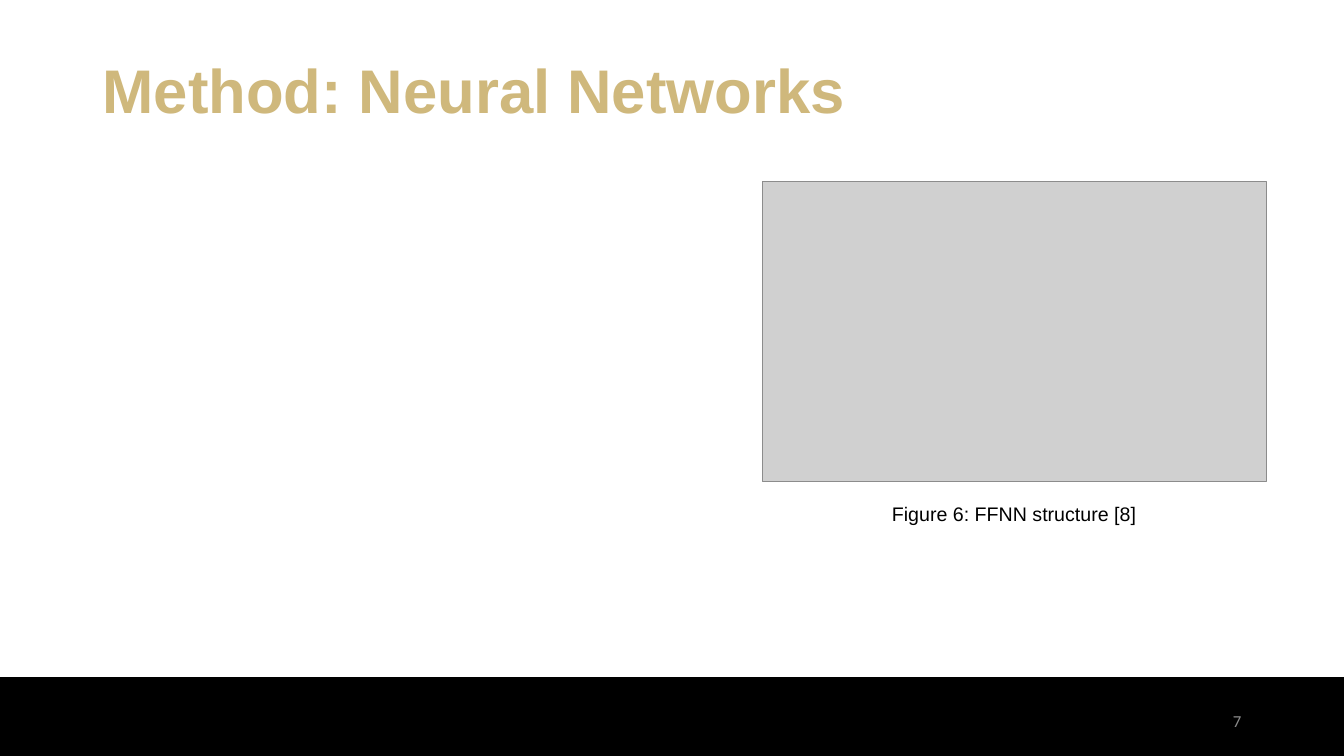
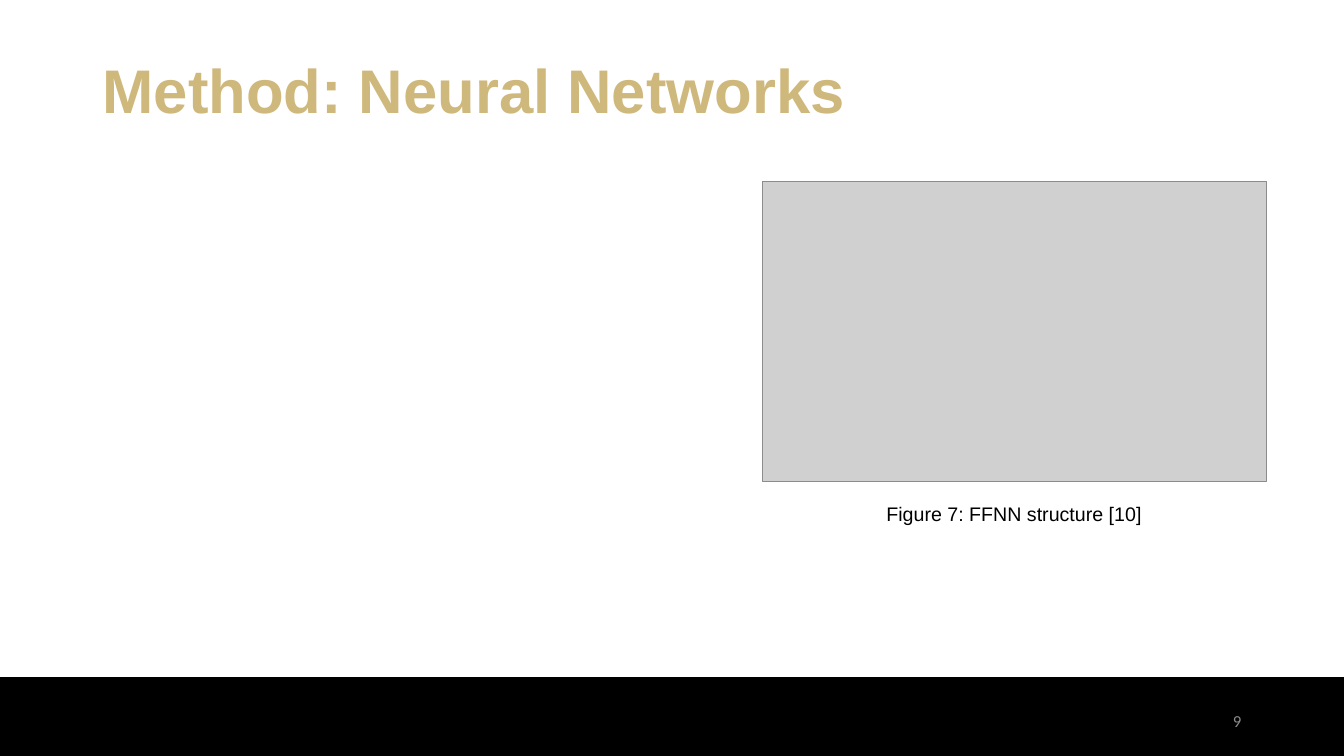
Before and after one commit to eli-kravitz/snowfall_prediction_vt, a slide deck: slide 9 of EliKravitz_ProjectPresentation.pptx (slide 7 before the commit). Drawn at 1344x756 pixels with LibreOffice and Linux fonts; fonts in the diff are those of the drawing; grey boxes stand for pictures; background and template pictures are left out. Boxes give left, top, right and bottom in pixels: in the first picture for what was removed or moved away, otherwise in the second. Text is boxed around its words. In the diff, an @@ line names an element or a change of style, - is before the commit and + after.

```diff
--- a/EliKravitz_ProjectPresentation.pptx
+++ b/EliKravitz_ProjectPresentation.pptx
@@ text at (886,506,1142,525): text changed @@
-Figure 6: FFNN structure [8]
+Figure 7: FFNN structure [10]
@@ page number at (1233,716,1241,727): text changed @@
-7
+9
```
Also in this commit, not shown: 6 other slides changed, 3 slides added, 2 other files.
